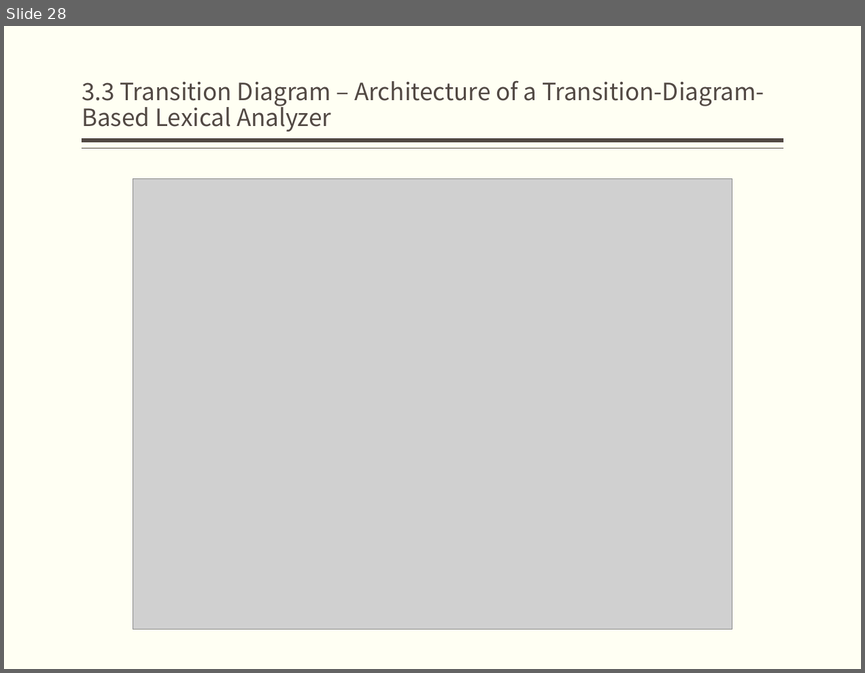
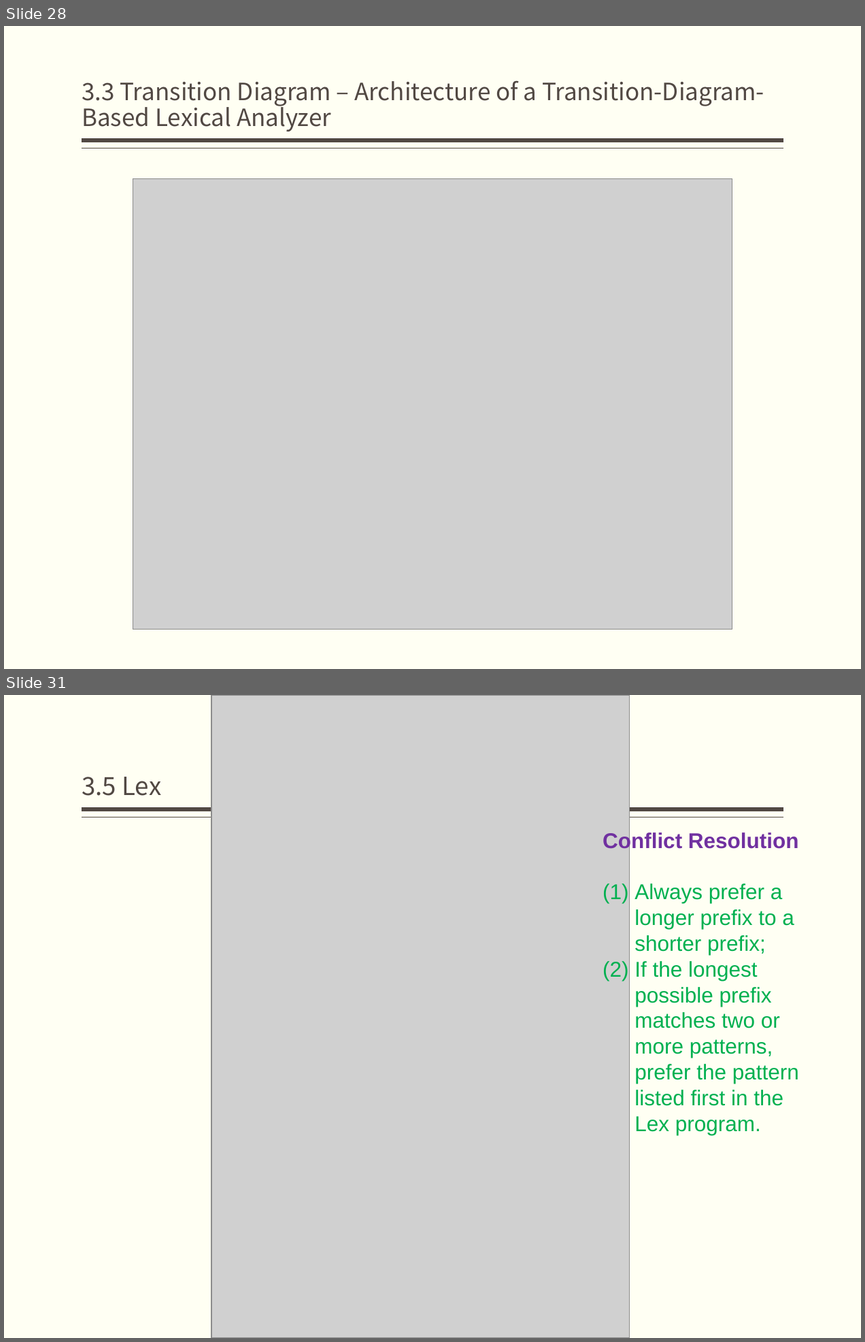
Before and after one commit to bonkboykz/jz81.github.io, a slide deck: course/compiler/LectureNotes/(Spring2017)Lecture3.pptx. Shown one above the other, each under a label of ours: slide 28 before the commit, slides 28 and 31 after it; the slides between them are not shown. The pictures are 865x673 and 865x1342 pixels, drawn with LibreOffice and Linux fonts; fonts in the diff are those of the drawing; grey boxes stand for pictures. Boxes give left, top, right and bottom in pixels: in the first picture for what was removed or moved away, otherwise in the second. Text is boxed around its words. In the diff, an @@ line names an element or a change of style, - is before the commit and + after.

```diff
--- a/course/compiler/LectureNotes/(Spring2017)Lecture3.pptx
+++ b/course/compiler/LectureNotes/(Spring2017)Lecture3.pptx
@@ slide 31 added at [4,695,861,1338], background #FFFFF3; not listed: 2 template elements that a slide beside it also shows @@
@@ picture added at [211,695,630,1338] @@
@@ title added at [82,777,161,796], 21 pt, text #514843 @@
+3.5 Lex
@@ text added at [602,831,799,1135], 18 pt, text #00B050 @@
+Conflict Resolution
+(1) Always prefer a longer prefix to a shorter prefix;
+(2) If the longest possible prefix matches two or more patterns, prefer the pattern listed first in the Lex program.
```
Also in this commit, not shown: 1 slide changed, 6 other slides added.
